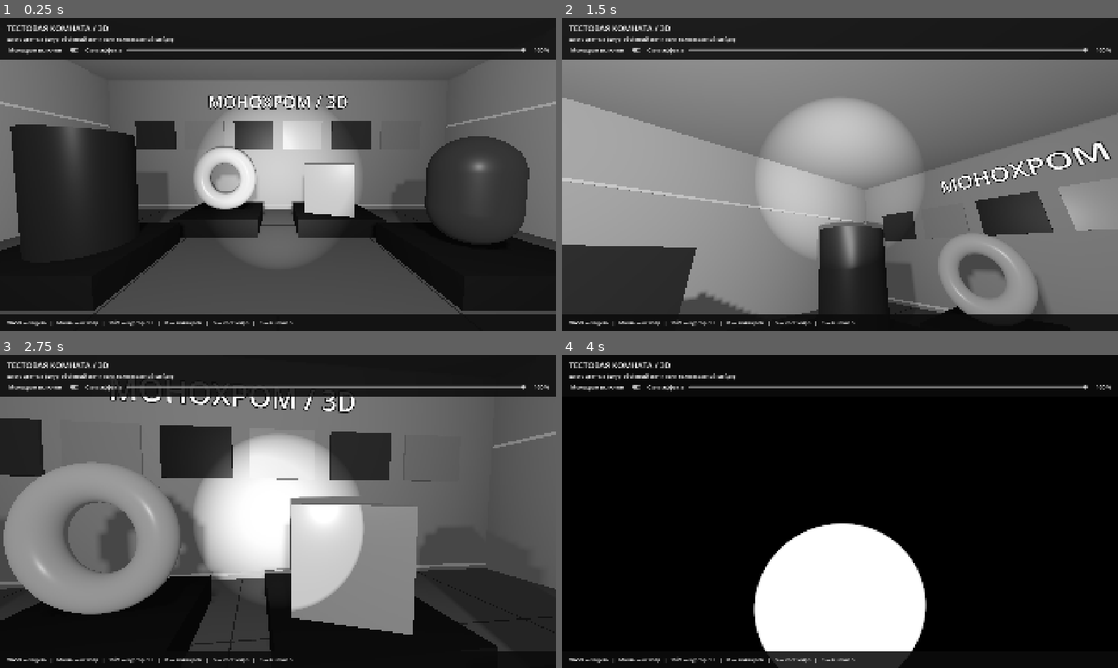
Above: before the commit, frames 1-4 (two rows, left to right).
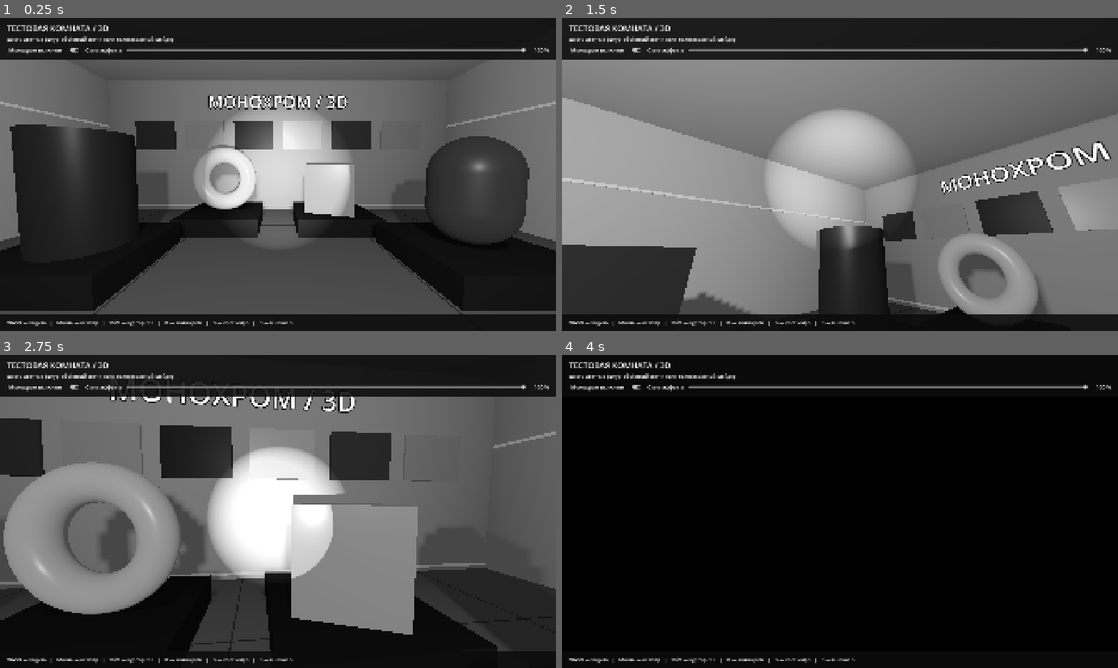
Above: after the commit, the same moments.

Repository: noname2026/monohrom
Game: Godot game, scene res://monochrome_room_3d.tscn
Two runs of this game, one before a commit and one after it. Both use one fixed random seed, a clock stepped at 60 frames per second and the inputs below.
Inputs (mouse positions are in pixels of both pictures, inside the frame that each line leads up to):
- Up to frame 1 (0.25 s): no input
- Up to frame 2 (1.5 s): click "Монохром включён" at 0.5 s; click "Исходные цвета" at 1.25 s
- Up to frame 3 (2.75 s): tap Enter at 2 s; move the mouse to (305, 511) at 2.02 s; hold W from 2.03 s (still down); tap M at 2.1 s; click (305, 511) at 2.17 s
- Up to frame 4 (4 s): keep holding W; move the mouse to (812, 511) at 2.77 s; tap Shift at 2.85 s; move the mouse to (851, 505) at 3.52 s; tap G at 3.6 s

The runs differ from the first frame. In frame 1, 1.5% of the frame differs, in the area x 35-65%, y 25-79%; in frame 2, 2.0%; in frame 3, 5.0%; in frame 4, 12%, in the area x 34-66%, y 53-100%.

Commit message:
/

Diff:
--- a/player.tscn
+++ b/player.tscn
@@ -21,7 +21,7 @@
 far = 80.0
 
 [node name="SpotLight3D" type="SpotLight3D" parent="Camera3D" unique_id=1101137445]
-transform = Transform3D(1, 0, 0, 0, 1, 0, 0, 0, 1, 0, -0.16, 0)
+transform = Transform3D(1, 0, 0, 0, 1, 0, 0, 0, 1, 0, -0.11970246, -0.67081845)
 light_energy = 10.0
 shadow_enabled = true
 shadow_bias = 0.5
--- a/project.godot
+++ b/project.godot
@@ -24,6 +24,10 @@
 window/stretch/aspect="expand"
 window/main_scene="res://monochrome_test.tscn"
 
+[filesystem]
+
+import/blender/enabled=false
+
 [physics]
 
 3d/physics_engine="Jolt Physics"
@@ -33,3 +37,4 @@
 rendering_device/driver.windows="d3d12"
 renderer/rendering_method="gl_compatibility"
 renderer/rendering_method.mobile="gl_compatibility"
+lights_and_shadows/positional_shadow/atlas_16_bits=false
Not shown, changed: battery.blend.import
